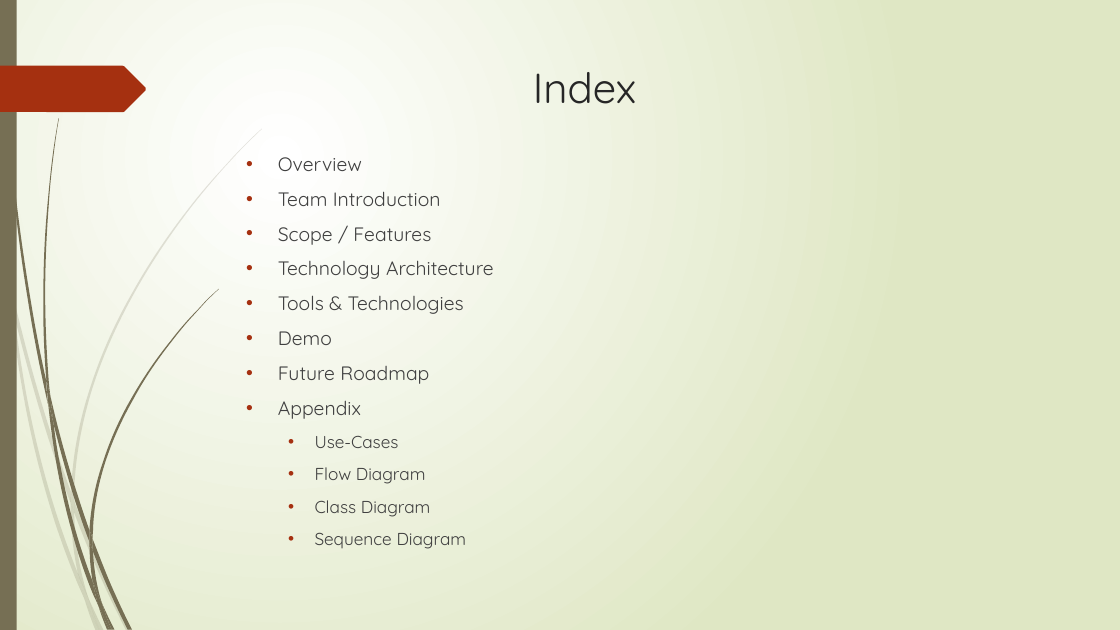
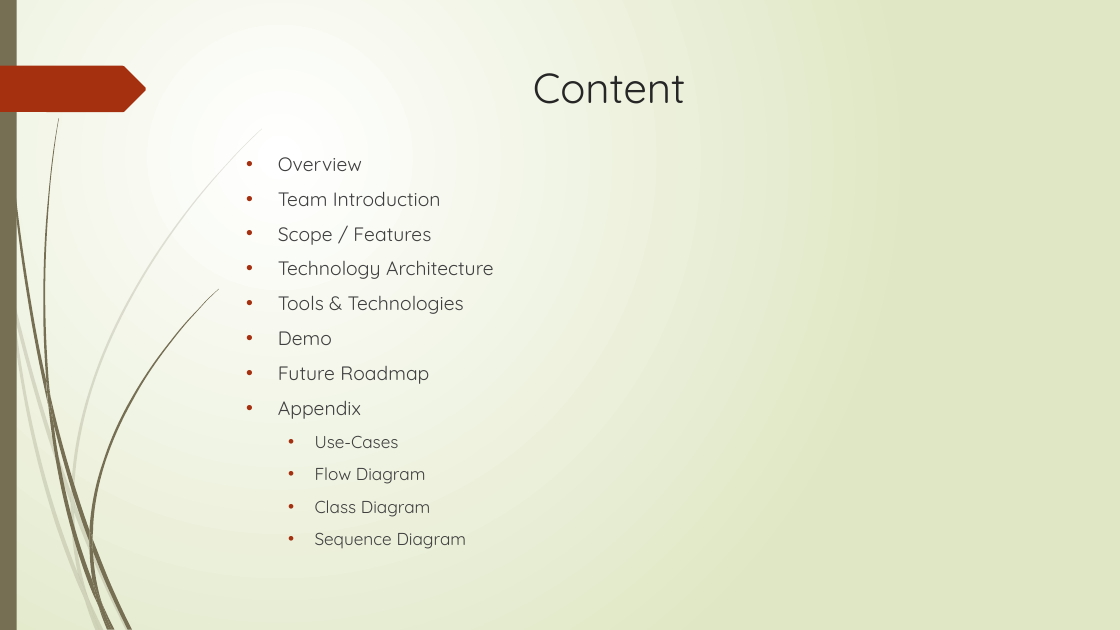
Before and after one commit to Alok0587/QURE, a slide deck: slide 2 of presentation/QURE PPT.pptx. Drawn at 1120x630 pixels with LibreOffice and Linux fonts; fonts in the diff are those of the drawing. Boxes give left, top, right and bottom in pixels: in the first picture for what was removed or moved away, otherwise in the second. Text is boxed around its words. In the diff, an @@ line names an element or a change of style, - is before the commit and + after.

```diff
--- a/presentation/QURE PPT.pptx
+++ b/presentation/QURE PPT.pptx
@@ title at [533,73,686,104]: text changed @@
-Index
+Content
```
Also in this commit, not shown: 2 other slides changed, 2 slides added.
